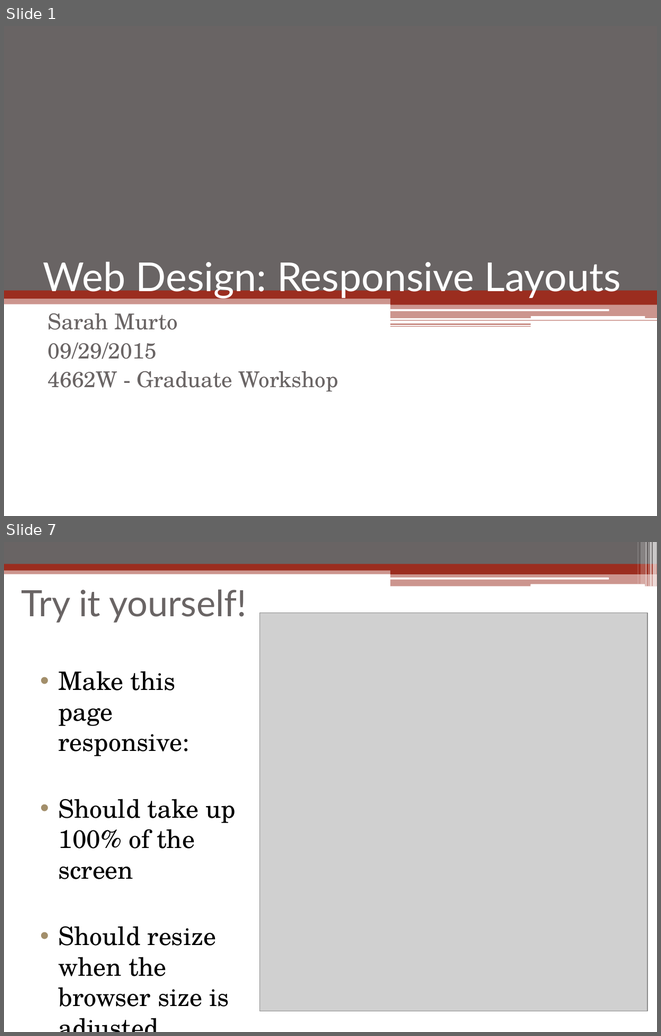
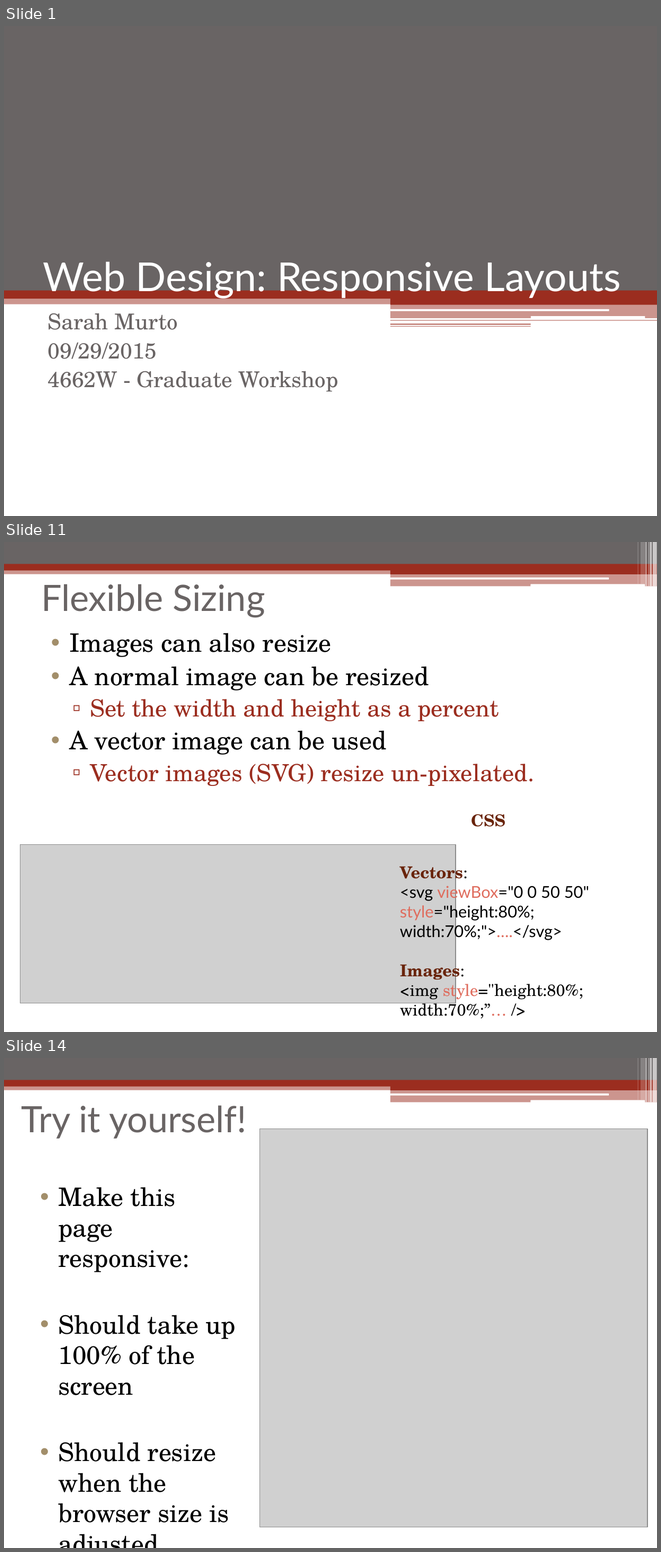
Before and after one commit to linuxbo/WriteDigTech, a slide deck: Workshop/Workshop_Sarah_Murto.pptx. Shown one above the other, each under a label of ours: slides 1 and 7 before the commit, slides 1, 11 and 14 after it; the slides between them are not shown. The pictures are 661x1036 and 661x1552 pixels, drawn with LibreOffice and Linux fonts; fonts in the diff are those of the drawing; grey boxes stand for pictures. Boxes give left, top, right and bottom in pixels: in the first picture for what was removed or moved away, otherwise in the second. Text is boxed around its words. In the diff, an @@ line names an element or a change of style, - is before the commit and + after.

```diff
--- a/Workshop/Workshop_Sarah_Murto.pptx
+++ b/Workshop/Workshop_Sarah_Murto.pptx
@@ slide 11 added at <box>4,542,657,1032</box>, background #FFFFFF; not listed: 13 template elements that a slide beside it also shows @@
@@ title added at <box>41,584,265,617</box>, 40 pt, text #696464 @@
+Flexible Sizing
@@ text added at <box>69,633,534,786</box>, 26 pt, text #9B2D1F @@
+• Images can also resize
+• A normal image can be resized
+  ▫ Set the width and height as a percent
+• A vector image can be used
+  ▫ Vector images (SVG) resize un-pixelated.
@@ text added at <box>471,814,505,827</box>, 18 pt, text #69240C, bold @@
+CSS
@@ picture added at <box>20,844,456,1003</box> @@
@@ text added at <box>400,861,589,1018</box>, 18 pt, text #000000 @@
+Vectors:
+<svg viewBox="0 0 50 50" style="height:80%; width:70%;">….</svg>
+Images:
+<img style="height:80%; width:70%;”… />
@@ what was slide 7 is now slide 14 @@
```
Also in this commit, not shown: 5 slides changed, 10 other slides added, 5 slides removed, 1 other file.
